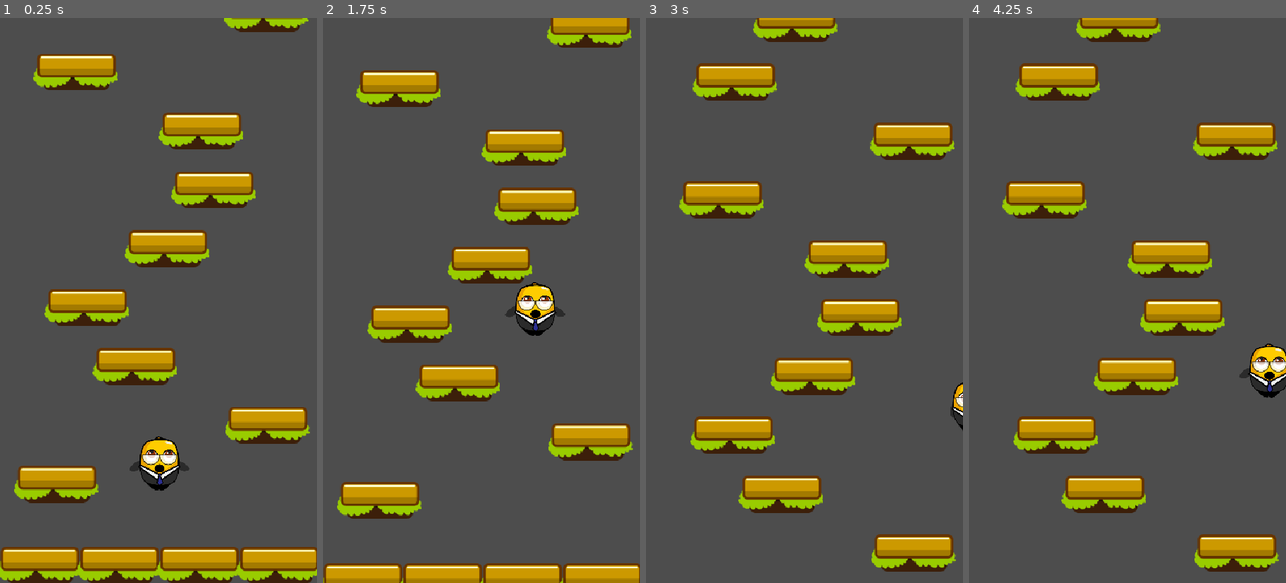
Above: before the commit, frames 1-4 (left to right).
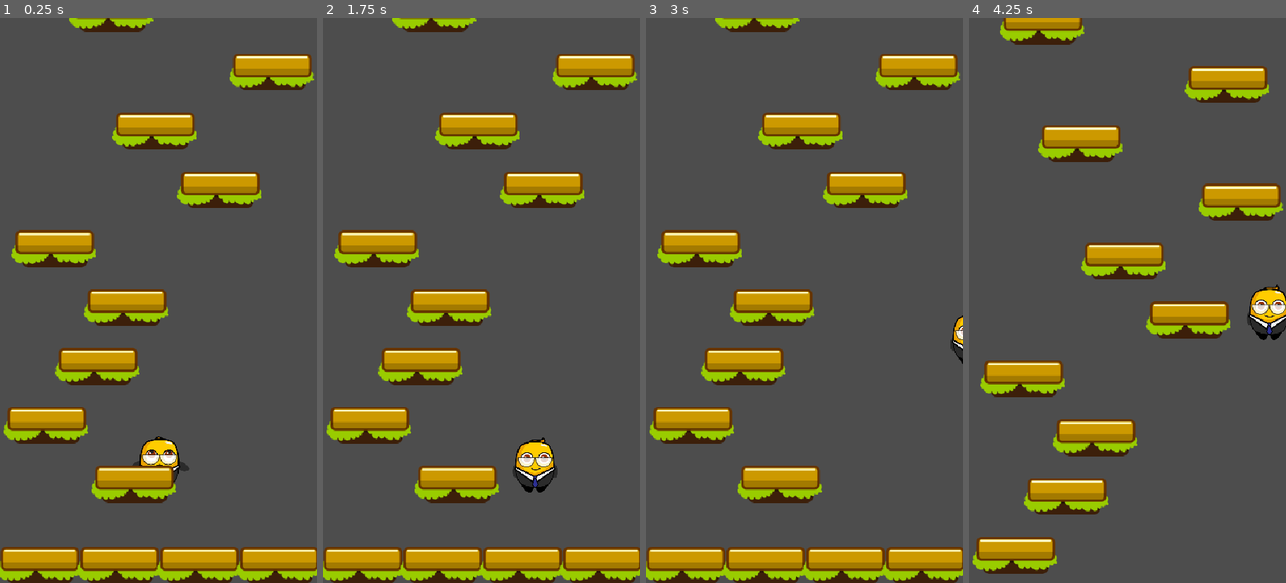
Above: after the commit, the same moments.

Repository: woliveiras/jumper-jam
Game: Godot game, scene res://scenes/game.tscn
Same seed, same stepped clock (60 frames per second), same inputs: the game is played once before the commit and once after it.
Inputs:
- Up to frame 1 (0.25 s): no input
- Up to frame 2 (1.75 s): hold D (move_right) 0.53-1.28 s; hold A (move_left) from 1.28 s (still down)
- Up to frame 3 (3 s): release A (move_left) at 2.03 s; hold D (move_right) from 2.03 s (still down)
- Up to frame 4 (4.25 s): release D (move_right) at 3.53 s; hold A (move_left) from 3.53 s (still down)

The runs differ from the first frame. In frame 1, 20% of the frame differs, in the area x 1-100%, y 0-86%; in frame 2, 34%, in the area x 0-100%, y 0-100%; in frame 3, 32%; in frame 4, 28%.

Commit message:
apply infinity levels

Diff:
--- a/scripts/game.gd
+++ b/scripts/game.gd
@@ -1,41 +1,27 @@
 extends Node2D
 
 @onready var platforms = $Platforms
+@onready var player = $Player
 
 var camera_scene = preload("res://scenes/game_camera.tscn")
 var platform_scene = preload("res://scenes/platform.tscn")
 
+var start_platform_y
 var camera = null
-var start_platform_y
 var y_distance_between_platforms = 100
 var level_size = 50
+var viewport_size
+var generated_platform_count: int = 0
 
 func _ready() -> void:
 	camera = camera_scene.instantiate()
 	camera.setup_camera($Player)
 	add_child(camera)
 
-	# Generate the ground
-	var viewport_size = get_viewport_rect().size
-	var platform_width = 136
-	var ground_layer_y_offset = 62
-	var ground_layer_platform_count = (viewport_size.x / platform_width) + 1 # +1 is the gap
-
-	for i in range(ground_layer_platform_count):
-		var ground_location = Vector2(i * platform_width, viewport_size.y - ground_layer_y_offset)
-		create_platform(ground_location)
-
-	# Generate levels
+	viewport_size = get_viewport_rect().size
+	generated_platform_count = 0
 	start_platform_y = viewport_size.y - (y_distance_between_platforms * 2)
-	for i in range(level_size):
-		var max_x_position = viewport_size.x - platform_width
-		var random_x = randf_range(0.0, max_x_position)
-		var location: Vector2
-
-		location.x = random_x
-		location.y = start_platform_y - (y_distance_between_platforms * i)
-
-		create_platform(location)
+	generate_level(start_platform_y, true)
 
 func _process(delta: float) -> void:
 	if Input.is_action_just_pressed("quit"):
@@ -44,9 +30,40 @@
 	if Input.is_action_just_pressed("reset"):
 		get_tree().reload_current_scene()
 
+	if player:
+		var player_y = player.global_position.y
+		var end_of_level_pos = start_platform_y - (generated_platform_count * y_distance_between_platforms)
+		var threshold = end_of_level_pos + (y_distance_between_platforms * 6)
+
+		if player_y <= threshold:
+			generate_level(end_of_level_pos, false)
 
 func create_platform(location: Vector2):
 	var platform = platform_scene.instantiate()
 	platform.global_position = location
 	platforms.add_child(platform)
 	return platform
+
+func generate_level(start_y: float, generate_ground: bool):
+	var platform_width = 136
+
+	# Generate the ground
+	if generate_ground:
+		var ground_layer_y_offset = 62
+		var ground_layer_platform_count = (viewport_size.x / platform_width) + 1 # +1 is the gap
+
+		for i in range(ground_layer_platform_count):
+			var ground_location = Vector2(i * platform_width, viewport_size.y - ground_layer_y_offset)
+			create_platform(ground_location)
+
+	# Generate levels
+	for i in range(level_size):
+		var max_x_position = viewport_size.x - platform_width
+		var random_x = randf_range(0.0, max_x_position)
+		var location: Vector2
+
+		location.x = random_x
+		location.y = start_y - (y_distance_between_platforms * i)
+
+		create_platform(location)
+		generated_platform_count += 1
